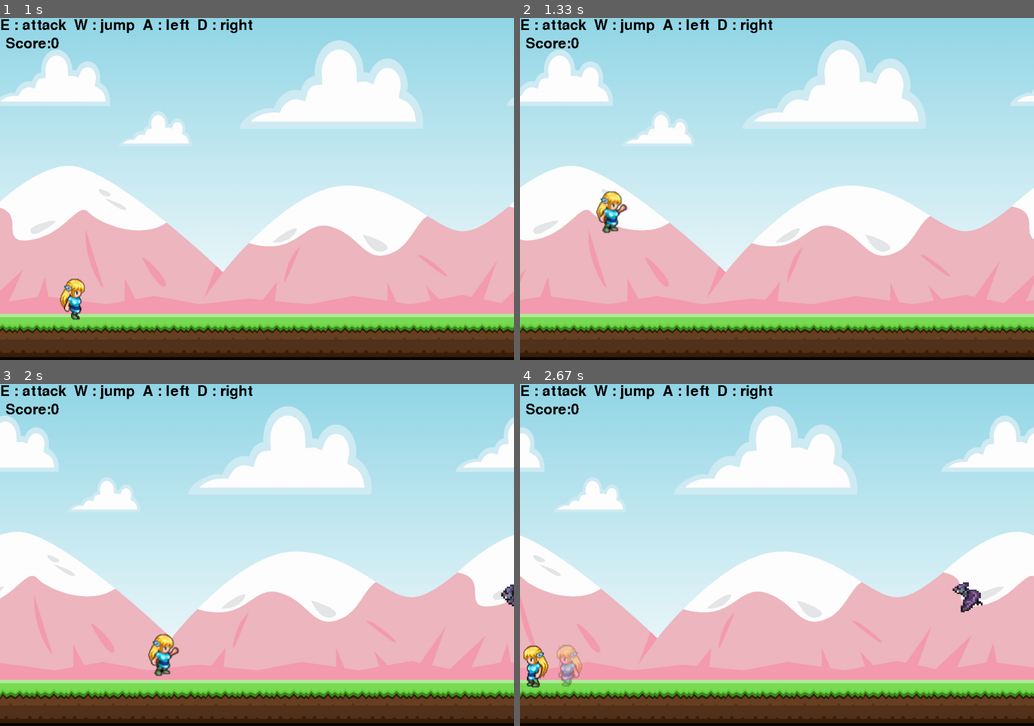
Above: before the commit, frames 1-4 (two rows, left to right).
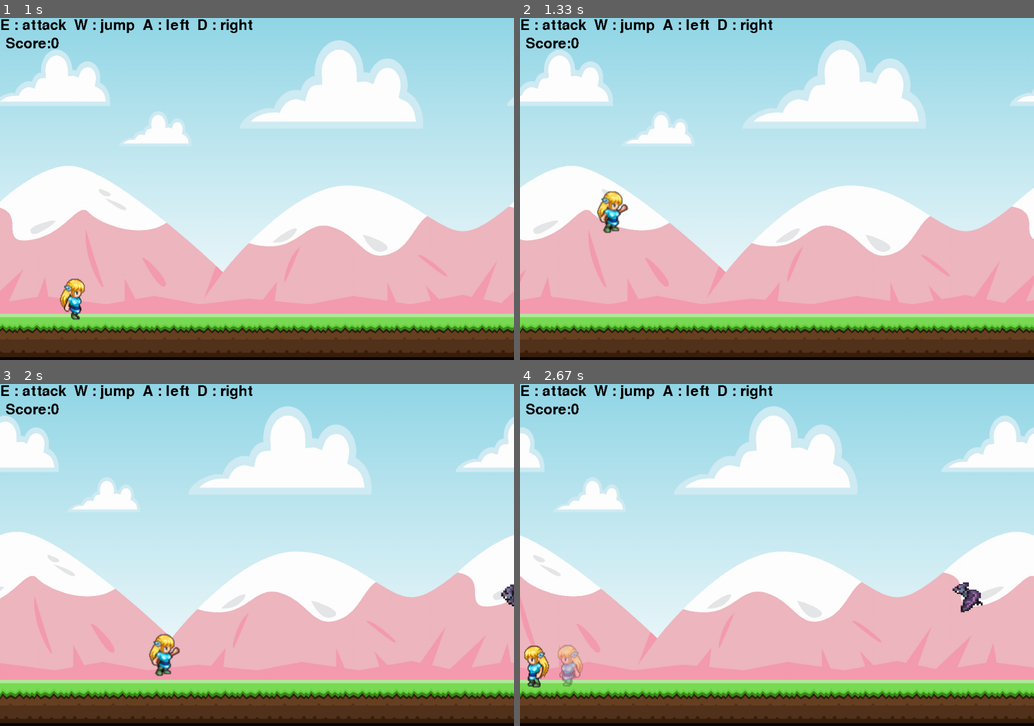
Above: after the commit, the same moments.

Repository: YOU327/-pygame
Game: pygame game, started from shit.py
Same seed, same stepped clock (60 frames per second), same inputs: the game is played once before the commit and once after it.
Inputs:
- Up to frame 1 (1 s): tap E at 0.33 s; hold D from 0.67 s (still down)
- Up to frame 2 (1.33 s): release D at 1.13 s; hold W from 1.17 s (still down)
- Up to frame 3 (2 s): release W at 1.47 s; hold D 1.5-1.97 s
- Up to frame 4 (2.67 s): hold A 2-2.53 s; hold Q from 2.57 s (still down); hold A from 2.57 s (still down)

Frame 1 is identical in both runs. In frame 2, 0.3% of the frame differs, in the area x 14-21%, y 50-63%; in frame 3, 0.3%; in frame 4, 0.5%, in the area x 0-13%, y 76-89%.

Commit message:
能在木板上移動

Diff:
--- a/shit.py
+++ b/shit.py
@@ -76,7 +76,7 @@
 
 
 def player_animation():
-    global good_surface, good_index, good_backward_index, good_attack_index, on_ground
+    global good_surface, good_index, good_backward_index, good_attack_index, on_ground, facing_right
     keys = pygame.key.get_pressed()
 
     if keys[pygame.K_e]:
@@ -88,9 +88,12 @@
             good_attack_index = 16
 
         if int(good_attack_index) == 18 and old_idx == 17:
-            punch_effects_list.append({'x': good_rec.right - 10, 'y': good_rec.centery, 'timer': 0})
-
-        good_surface = good_walk[int(good_attack_index)]
+            direction = 1 if facing_right else -1
+            spawn_x = good_rec.right - 10 if facing_right else good_rec.left + 10
+            punch_effects_list.append({'x': spawn_x, 'y': good_rec.centery, 'timer': 0, 'dir': direction})
+
+        surf = good_walk[int(good_attack_index)]
+        good_surface = surf if facing_right else pygame.transform.flip(surf, True, False)
         if good_rec.x < 0:
             good_rec.x = 0
     else:
@@ -292,8 +295,6 @@
                 dash_cooldown = 90
                 screen_shake_intensity = 3
 
-            on_ground = (good_rec.bottom >= HEIGHT - 90) or any((good_rec.bottom == p.top and good_rec.colliderect(p)) for p in platform_list)
-
             if dash_timer > 0:
                 dash_timer -= 1
                 good_rec.x += 25 if facing_right else -25
@@ -341,6 +342,7 @@
                 good_rec.bottom = HEIGHT - 90
                 good_gravity = 0
                 hover_timer = 0
+            on_ground = (good_rec.bottom >= HEIGHT - 90) or on_platform
 
         for ghost in dash_ghosts[:]:
             if is_update: ghost['timer'] -= 1
@@ -360,7 +362,17 @@
                     punch_effects_list.remove(p)
             else:
                 if is_update:
-                    p['x'] += 15
+                    p['x'] += 15 * p.get('dir', 1) - 2
+                    if randint(0, 1):
+                        particle_list.append({
+                            'x': p['x'] + randint(-10, 10),
+                            'y': p['y'] + randint(-20, 20),
+                            'vx': p.get('dir', 1) * randint(2, 6) - 2,
+                            'vy': randint(-3, 3),
+                            'size': randint(2, 6),
+                            'color': (150, 220, 255),
+                            'timer': randint(5, 12)
+                        })
                 height = 50 + p['timer'] * 4
                 width = max(2, 20 - p['timer'])
                 rect = pygame.Rect(0, 0, width, height)
